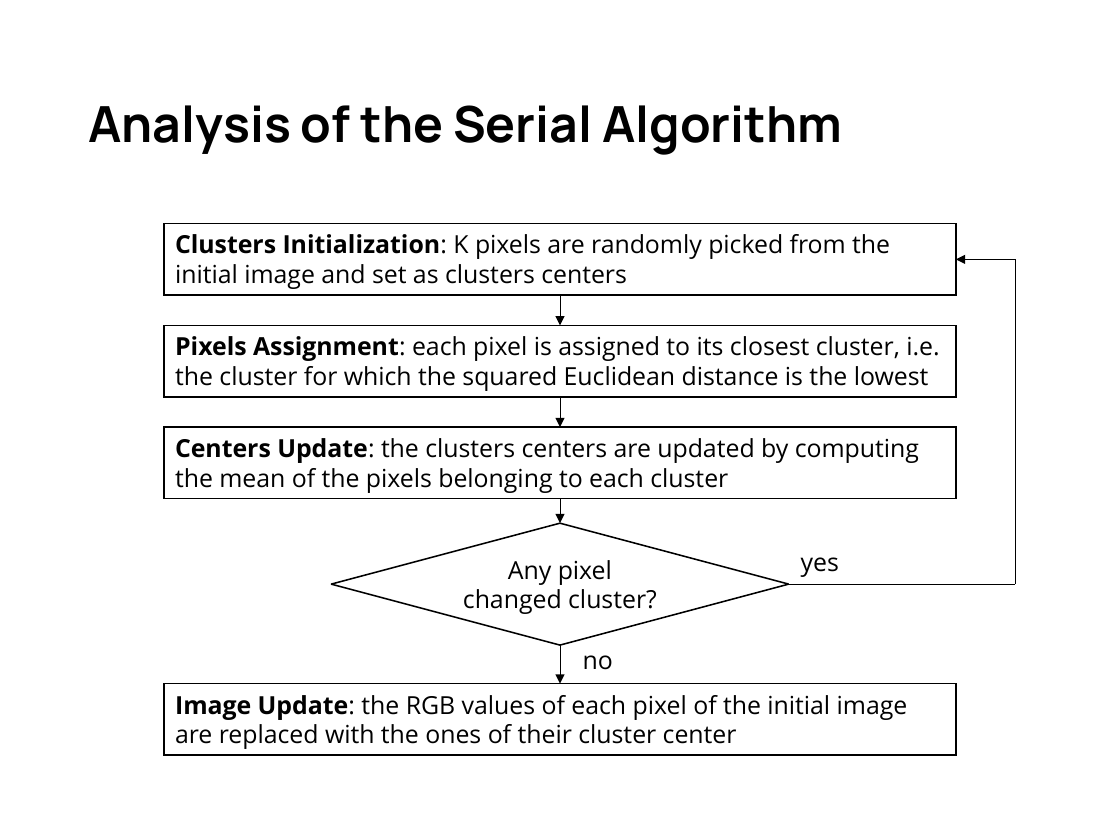
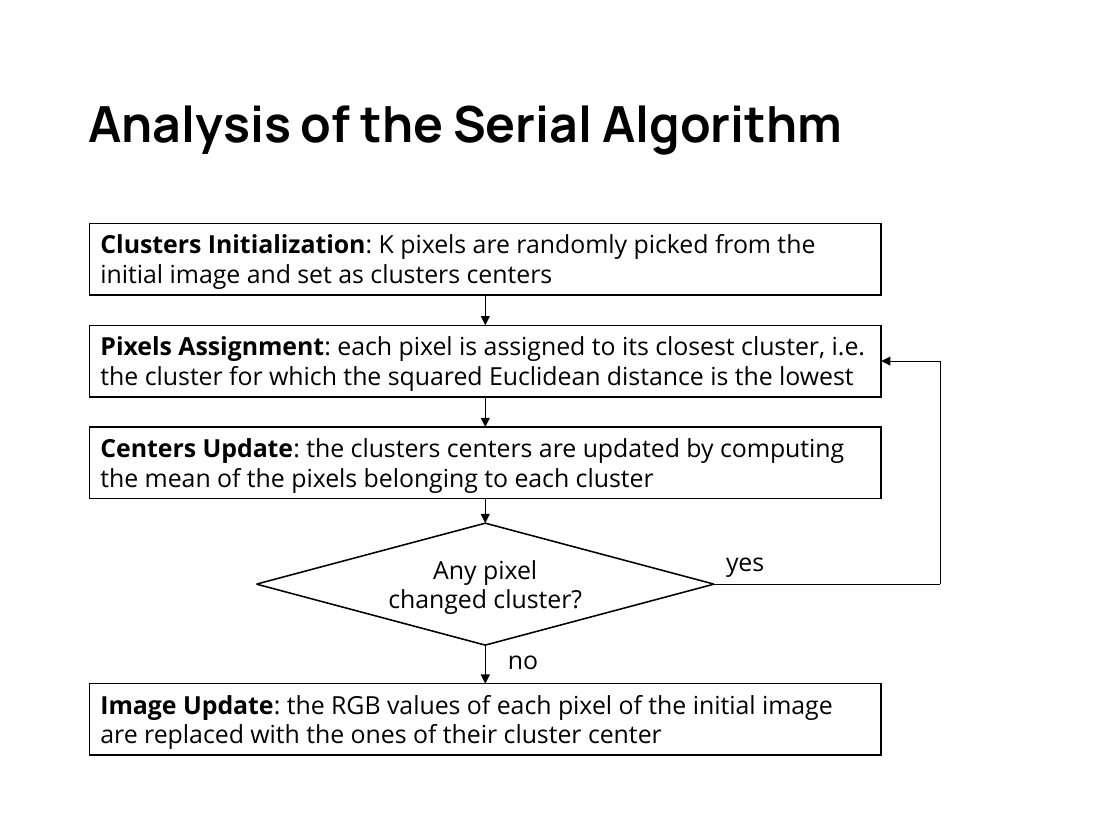
Before and after one commit to gabrielemirando/image-segmentation, a slide deck: slide 3 of docs/pres.pptx. Drawn at 1120x840 pixels with LibreOffice and Linux fonts; fonts in the diff are those of the drawing. Boxes give left, top, right and bottom in pixels: in the first picture for what was removed or moved away, otherwise in the second. Text is boxed around its words. In the diff, an @@ line names an element or a change of style, - is before the commit and + after.

```diff
--- a/docs/pres.pptx
+++ b/docs/pres.pptx
@@ arrow moved from (1015, 260) - (956, 260) to (941, 361) - (881, 361) @@
@@ line moved from (1015, 585) - (1015, 260) to (941, 585) - (941, 361) @@
@@ 4 rectangles, 4 arrows, 2 texts, 1 diamond, 1 line moved together from (x1=165, y1=224, x2=1015, y2=755) to (x1=90, y1=224, x2=941, y2=755) @@
```
Also in this commit, not shown: 8 other slides changed.
